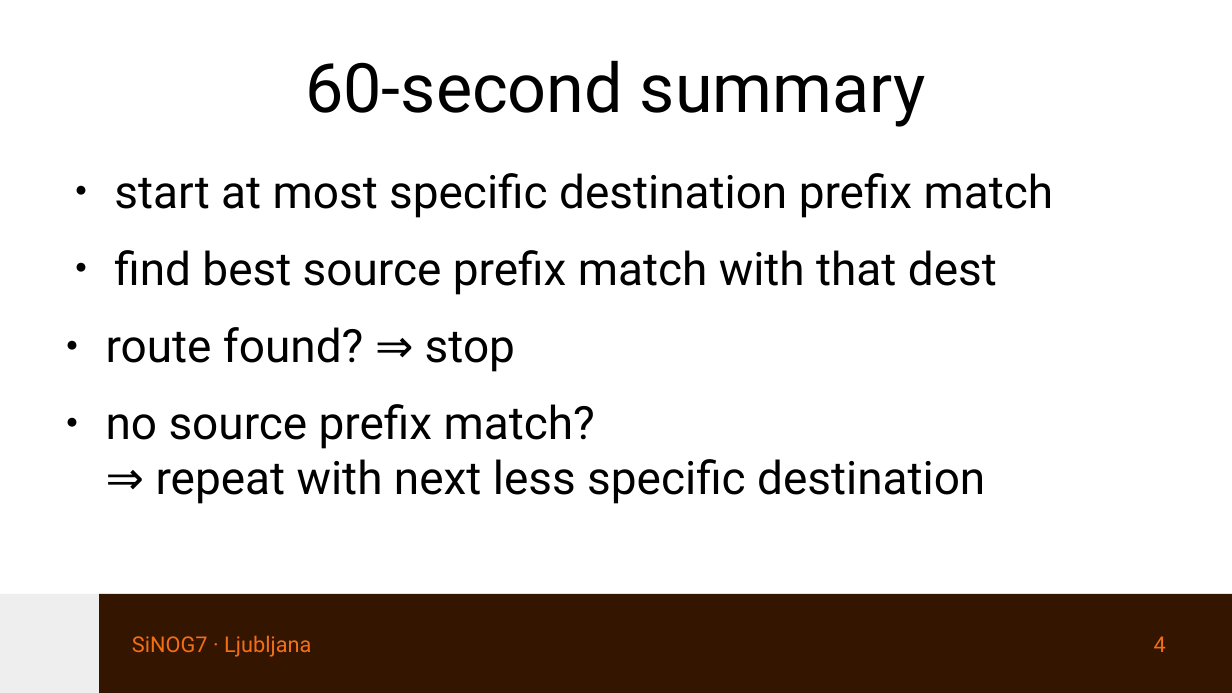
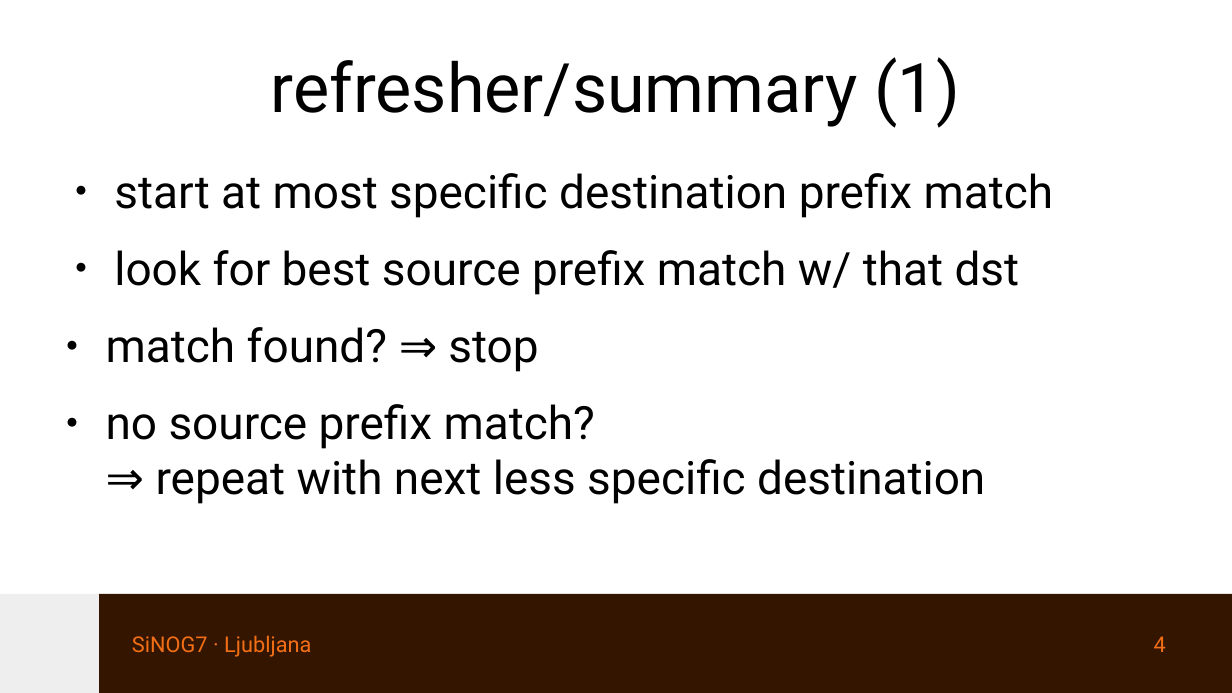
Before and after one commit to eqvinox/rtgwg-dst-src-routing, a slide deck: slide 4 of ietf121-rtgwg-dst-src-routing.odp. Drawn at 1232x693 pixels with LibreOffice and Linux fonts; fonts in the diff are those of the drawing. Boxes give left, top, right and bottom in pixels: in the first picture for what was removed or moved away, otherwise in the second. Text is boxed around its words. In the diff, an @@ line names an element or a change of style, - is before the commit and + after.

```diff
--- a/ietf121-rtgwg-dst-src-routing.odp
+++ b/ietf121-rtgwg-dst-src-routing.odp
@@ title at <box>271,57,960,128</box>: text changed @@
-60-second summary
+refresher/summary (1)
@@ text at <box>106,250,1020,372</box>: text changed @@
-● find best source prefix match with that dest
-● route found? ⇒ stop
+● look for best source prefix match w/ that dst
+● match found? ⇒ stop
```
Also in this commit, not shown: 9 other slides changed, 1 other file.
